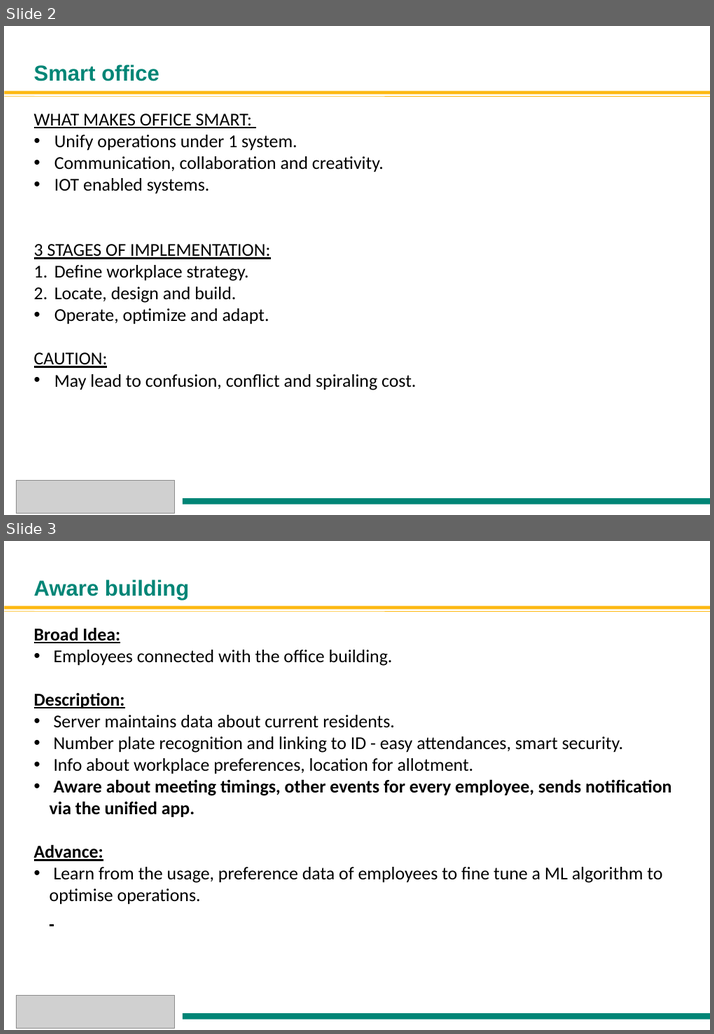
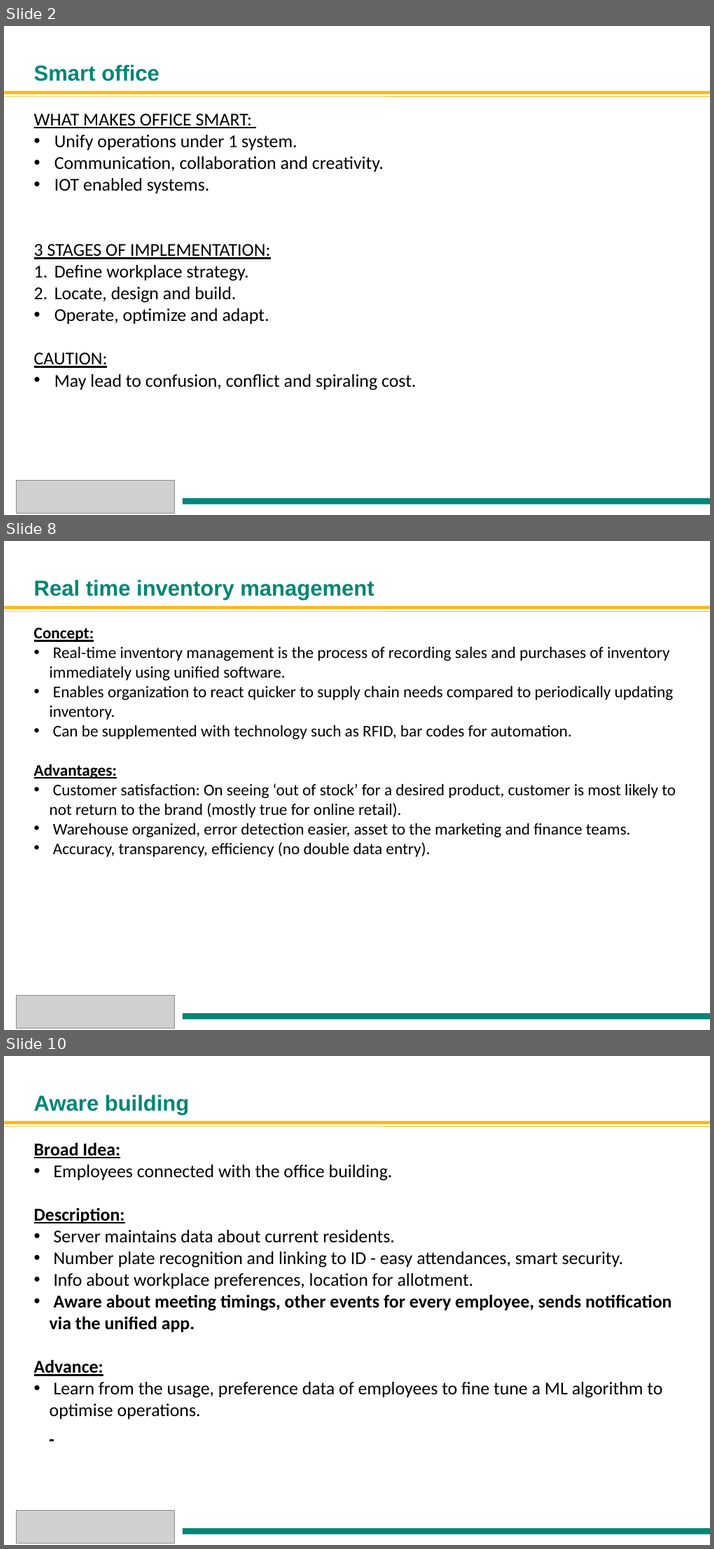
Before and after one commit to Anuragkedia/Anuragkedia.github.io, a slide deck: Smart office2.ppt. Shown one above the other, each under a label of ours: slides 2 and 3 before the commit, slides 2, 8 and 10 after it; the slides between them are not shown. The pictures are 714x1034 and 714x1549 pixels, drawn with LibreOffice and Linux fonts; fonts in the diff are those of the drawing; grey boxes stand for pictures. Boxes give left, top, right and bottom in pixels: in the first picture for what was removed or moved away, otherwise in the second. Text is boxed around its words. In the diff, an @@ line names an element or a change of style, - is before the commit and + after.

```diff
--- a/Smart office2.ppt
+++ b/Smart office2.ppt
@@ slide 8 added at <box>4,541,710,1030</box>, background #FFFFFF @@
@@ title added at <box>34,579,374,600</box>, 24 pt, text #008576, bold @@
+Real time inventory management
@@ rectangle added at <box>4,606,709,610</box>, fill #FDB913 @@
@@ line added from (4, 611) to (709, 611), #FDB913 0.51 pt @@
@@ text added at <box>34,627,675,857</box>, 18 pt, text #000000 @@
+Concept:
+• Real-time inventory management is the process of recording sales and purchases of inventory immediately using unified software.
+• Enables organization to react quicker to supply chain needs compared to periodically updating inventory.
+• Can be supplemented with technology such as RFID, bar codes for automation.
+Advantages:
+• Customer satisfaction: On seeing ‘out of stock’ for a desired product, customer is most likely to not return to the brand (mostly true for online retail).
+• Warehouse organized, error detection easier, asset to the marketing and finance teams.
+• Accuracy, transparency, efficiency (no double data entry).
@@ picture added at <box>17,995,176,1028</box> @@
@@ rectangle added at <box>182,1012,709,1018</box>, fill #008576 @@
@@ what was slide 3 is now slide 10 @@
```
Also in this commit, not shown: 7 slides changed, 8 other slides added, 6 slides removed.
